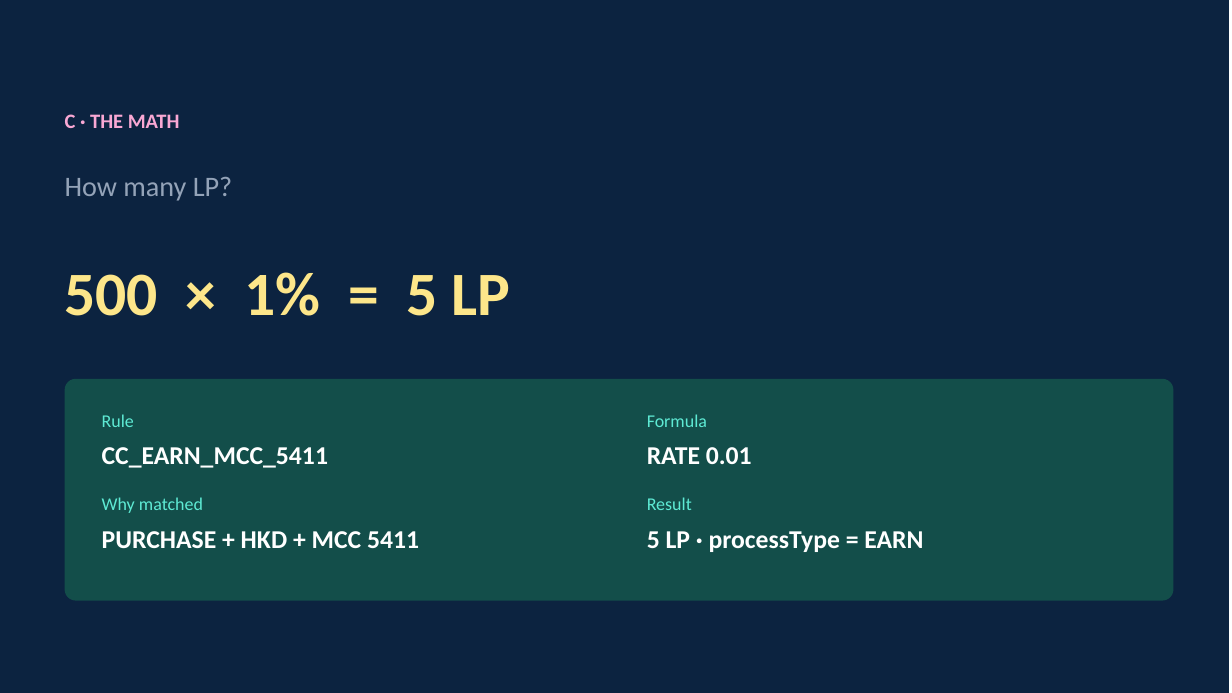
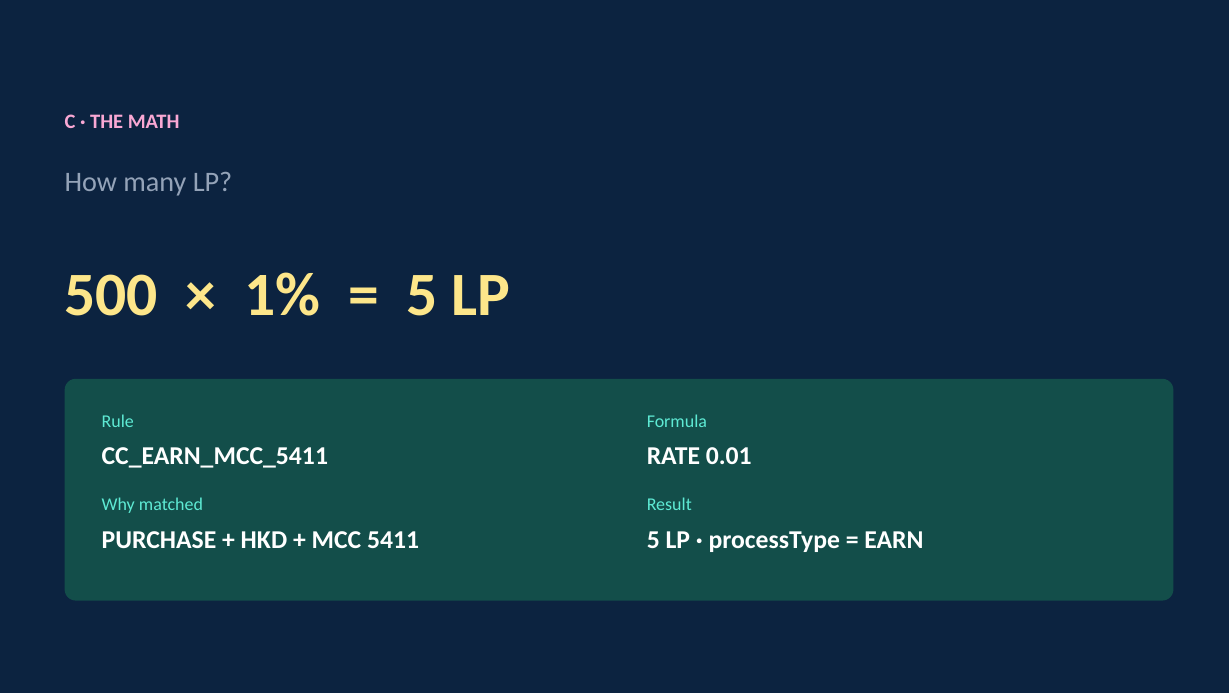
Before and after one commit to yky32/ledger-engine, a slide deck: slide 8 of docs/decks/LedgeRX-UAFinance-Earn-Burn-Slides.pptx. Drawn at 1232x693 pixels with LibreOffice and Linux fonts; fonts in the diff are those of the drawing. Boxes give left, top, right and bottom in pixels: in the first picture for what was removed or moved away, otherwise in the second. Text is boxed around its words. In the diff, an @@ line names an element or a change of style, - is before the commit and + after.

```diff
--- a/docs/decks/LedgeRX-UAFinance-Earn-Burn-Slides.pptx
+++ b/docs/decks/LedgeRX-UAFinance-Earn-Burn-Slides.pptx
@@ text "How many LP?": place and size @@
-text "How many LP?" at (65, 177, 232, 201)
+text "How many LP?" at (65, 172, 232, 196)
```
Also in this commit, not shown: 11 other slides changed, 3 slides added, 7 other files.
